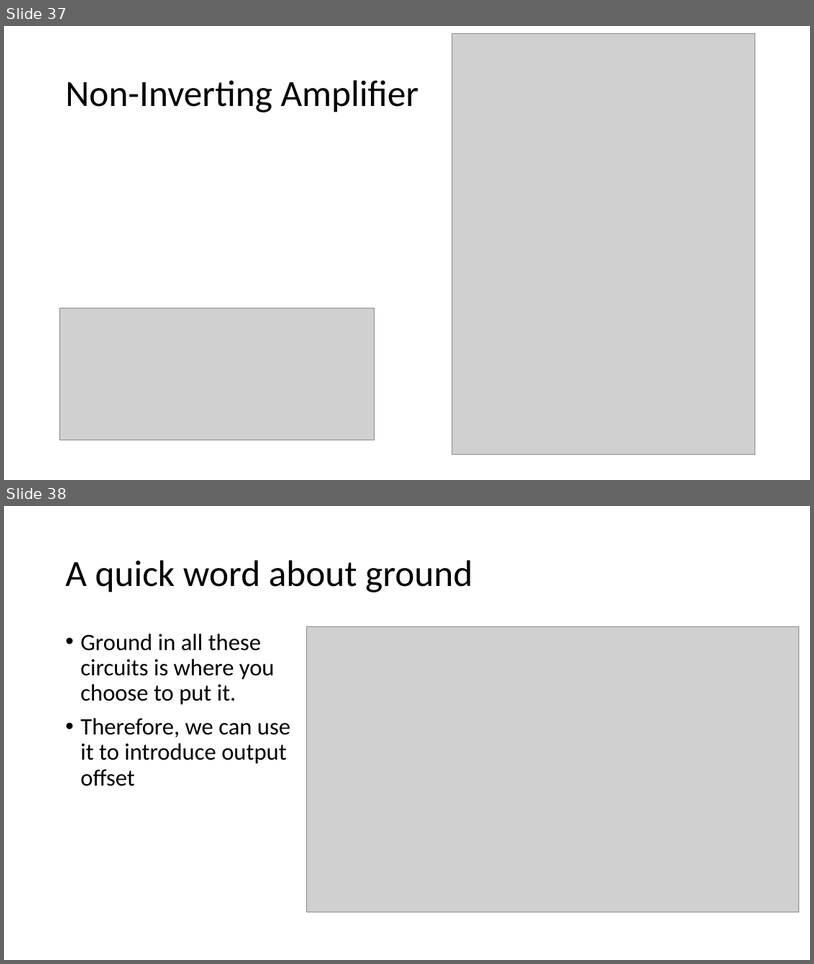
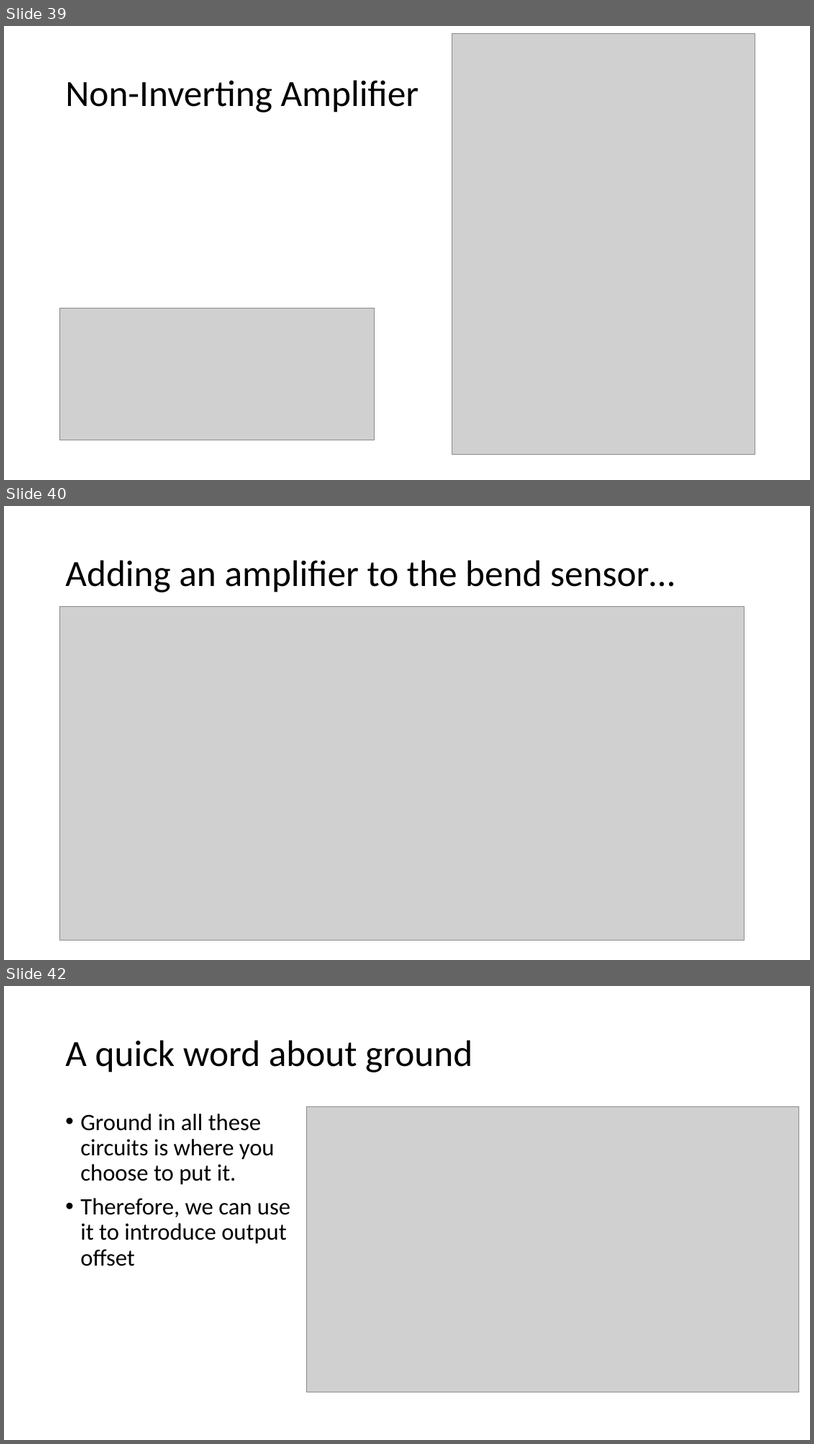
Before and after one commit to logos-electromechanical/SensorWorkshop, a slide deck: presentation/Mobile Sensors Workshop, Part 1.pptx. Shown one above the other, each under a label of ours: slides 37 and 38 before the commit, slides 39, 40 and 42 after it; the slides between them are not shown. The pictures are 814x964 and 814x1444 pixels, drawn with LibreOffice and Linux fonts; fonts in the diff are those of the drawing; grey boxes stand for pictures. Boxes give left, top, right and bottom in pixels: in the first picture for what was removed or moved away, otherwise in the second. Text is boxed around its words. In the diff, an @@ line names an element or a change of style, - is before the commit and + after.

```diff
--- a/presentation/Mobile Sensors Workshop, Part 1.pptx
+++ b/presentation/Mobile Sensors Workshop, Part 1.pptx
@@ slide 40 added at [4,506,810,960], background #FFFFFF @@
@@ title added at [65,560,675,592], 44 pt, text #000000 @@
+Adding an amplifier to the bend sensor…
@@ picture added at [59,606,745,940] @@
@@ what was slide 37 is now slide 39 @@
@@ what was slide 38 is now slide 42 @@
```
Also in this commit, not shown: 9 slides changed, 1 other slide added, 8 other files.
